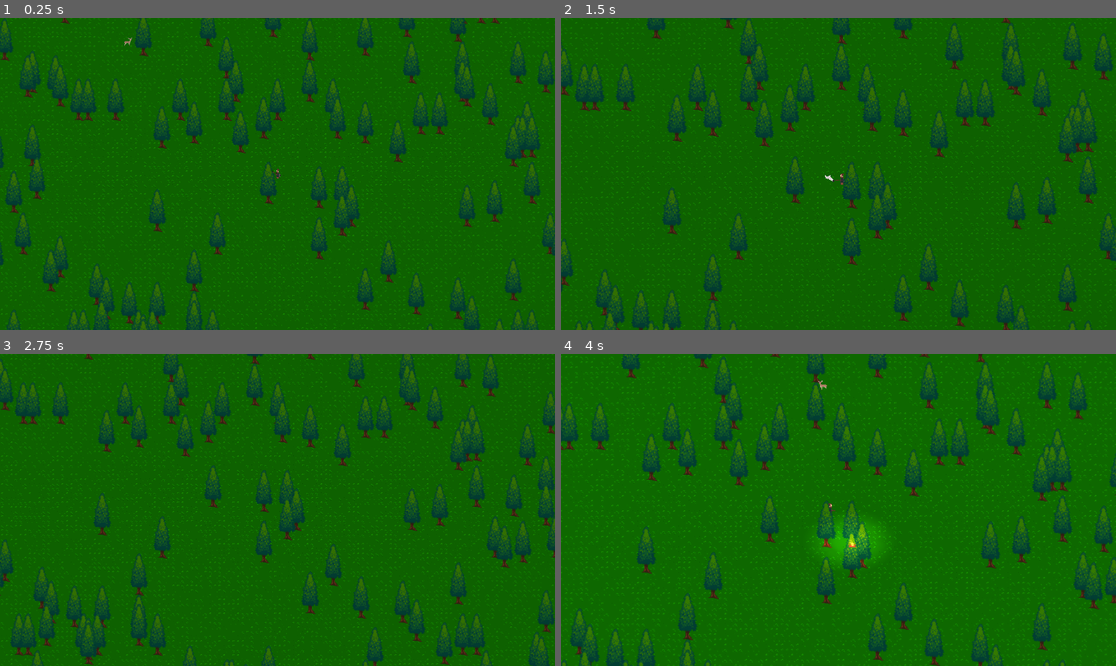
Above: before the commit, frames 1-4 (two rows, left to right).
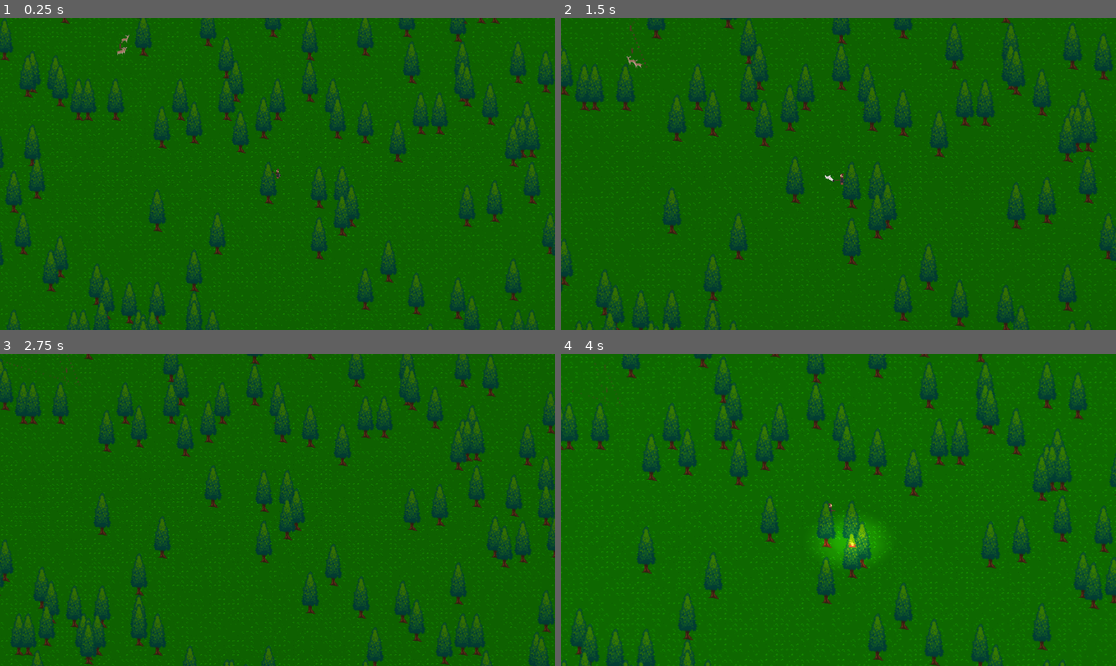
Above: after the commit, the same moments.

Repository: Mesiow/Amnesia
Game: Godot game, scene res://World/Scenes/World.tscn
Same seed, same stepped clock (60 frames per second), same inputs: the game is played once before the commit and once after it. Sound files missing from this copy of the repository are replaced by a short silence.
Inputs (mouse positions are in pixels of both pictures, inside the frame that each line leads up to):
- Up to frame 1 (0.25 s): no input
- Up to frame 2 (1.5 s): tap Enter at 0.5 s; move the mouse to (960, 158) at 0.52 s; hold D (right) 0.53-1.28 s; tap Shift (decrease_zoom) at 0.6 s; move the mouse to (727, 189) at 1.27 s; hold S (down) from 1.28 s (still down); click (727, 189) at 1.35 s
- Up to frame 3 (2.75 s): move the mouse to (333, 441) at 2.02 s; release S (down) at 2.03 s; hold D (right) from 2.03 s (still down); tap Z (increase_zoom) at 2.1 s
- Up to frame 4 (4 s): move the mouse to (810, 572) at 2.77 s; release D (right) at 2.78 s; hold W (up) 2.78-3.53 s; tap F (use) at 2.85 s; move the mouse to (1005, 556) at 3.52 s; hold A (left) from 3.53 s (still down); tap Shift (decrease_zoom) at 3.6 s

The runs differ from the first frame. In frame 1, less than 0.1% of the frame differs, in the area x 21-24%, y 5-13%; in frame 2, less than 0.1%, in the area x 11-16%, y 0-17%; in frame 3, less than 0.1%; in frame 4, less than 0.1%.

Commit message:
added trails behind deer

Diff:
--- a/Environment/Wildlife/Scenes/Animal.tscn
+++ b/Environment/Wildlife/Scenes/Animal.tscn
@@ -13,5 +13,7 @@
 [node name="VisibilityNotifier2D" type="VisibilityNotifier2D" parent="."]
 
 [node name="NextMoveTimer" type="Timer" parent="."]
+wait_time = 5.0
+[connection signal="animation_finished" from="AnimatedSprite" to="." method="_on_AnimatedSprite_animation_finished"]
 [connection signal="viewport_exited" from="VisibilityNotifier2D" to="." method="_on_VisibilityNotifier2D_viewport_exited"]
 [connection signal="timeout" from="NextMoveTimer" to="." method="_on_NextMoveTimer_timeout"]
--- a/Environment/Wildlife/Scenes/Deer.tscn
+++ b/Environment/Wildlife/Scenes/Deer.tscn
@@ -1,22 +1,33 @@
-[gd_scene load_steps=7 format=2]
+[gd_scene load_steps=12 format=2]
 
 [ext_resource path="res://Environment/Wildlife/Scenes/Animal.tscn" type="PackedScene" id=1]
 [ext_resource path="res://Environment/Wildlife/Scripts/Deer.gd" type="Script" id=2]
-[ext_resource path="res://Environment/Wildlife/Sprites/deer1.png" type="Texture" id=3]
-[ext_resource path="res://Environment/Wildlife/Sprites/deer2.png" type="Texture" id=4]
-[ext_resource path="res://Environment/Wildlife/Sprites/deer3.png" type="Texture" id=5]
+[ext_resource path="res://Environment/Wildlife/Deer/feed1.png" type="Texture" id=3]
+[ext_resource path="res://Environment/Wildlife/Deer/feed2.png" type="Texture" id=4]
+[ext_resource path="res://Environment/Wildlife/Deer/feed3.png" type="Texture" id=5]
+[ext_resource path="res://Environment/Wildlife/Deer/feed4.png" type="Texture" id=6]
+[ext_resource path="res://Environment/Wildlife/Deer/feed5.png" type="Texture" id=7]
+[ext_resource path="res://Environment/Wildlife/Deer/deer1.png" type="Texture" id=8]
+[ext_resource path="res://Environment/Wildlife/Deer/deer2.png" type="Texture" id=9]
+[ext_resource path="res://Environment/Wildlife/Deer/deer3.png" type="Texture" id=10]
 
 [sub_resource type="SpriteFrames" id=1]
 animations = [ {
-"frames": [ ExtResource( 3 ), ExtResource( 4 ), ExtResource( 5 ) ],
+"frames": [ ExtResource( 3 ), ExtResource( 4 ), ExtResource( 5 ), ExtResource( 6 ), ExtResource( 7 ) ],
+"loop": true,
+"name": "feed",
+"speed": 5.0
+}, {
+"frames": [ ExtResource( 8 ), ExtResource( 9 ), ExtResource( 10 ) ],
 "loop": true,
 "name": "moving",
 "speed": 10.0
 } ]
 
-[node name="Deer" instance=ExtResource( 1 )]
+[node name="Deer" index="0" instance=ExtResource( 1 )]
 script = ExtResource( 2 )
 
 [node name="AnimatedSprite" parent="." index="0"]
 frames = SubResource( 1 )
 animation = "moving"
+frame = 2
--- /dev/null
+++ b/Environment/Wildlife/Scenes/DeerFootprint.tscn
@@ -0,0 +1,12 @@
+[gd_scene load_steps=4 format=2]
+
+[ext_resource path="res://Environment/Wildlife/Scenes/Footprint.tscn" type="PackedScene" id=1]
+[ext_resource path="res://Environment/Wildlife/Deer/Footprint.png" type="Texture" id=2]
+[ext_resource path="res://Environment/Wildlife/Scripts/DeerFootprint.gd" type="Script" id=3]
+
+[node name="DeerFootprint" instance=ExtResource( 1 )]
+scale = Vector2( 0.2, 0.2 )
+texture = ExtResource( 2 )
+script = ExtResource( 3 )
+[connection signal="spawned" from="." to="." method="_on_DeerFootprint_spawned"]
+[connection signal="animation_finished" from="Anim" to="." method="_on_Anim_animation_finished"]
--- /dev/null
+++ b/Environment/Wildlife/Scenes/Footprint.tscn
@@ -0,0 +1,26 @@
+[gd_scene load_steps=3 format=2]
+
+[ext_resource path="res://Environment/Wildlife/Scripts/Footprint.gd" type="Script" id=1]
+
+[sub_resource type="Animation" id=1]
+resource_name = "fade"
+length = 6.0
+tracks/0/type = "value"
+tracks/0/path = NodePath(".:modulate")
+tracks/0/interp = 1
+tracks/0/loop_wrap = true
+tracks/0/imported = false
+tracks/0/enabled = true
+tracks/0/keys = {
+"times": PoolRealArray( 0, 1, 2, 3, 4, 5, 5.9 ),
+"transitions": PoolRealArray( 1, 1, 1, 1, 1, 1, 1 ),
+"update": 0,
+"values": [ Color( 1, 1, 1, 1 ), Color( 1, 1, 1, 0.784314 ), Color( 1, 1, 1, 0.588235 ), Color( 1, 1, 1, 0.392157 ), Color( 1, 1, 1, 0.196078 ), Color( 1, 1, 1, 0.0980392 ), Color( 1, 1, 1, 0 ) ]
+}
+
+[node name="Footprint" type="Sprite"]
+modulate = Color( 1, 1, 1, 0 )
+script = ExtResource( 1 )
+
+[node name="Anim" type="AnimationPlayer" parent="."]
+anims/fade = SubResource( 1 )
--- a/Environment/Wildlife/Scripts/Animal.gd
+++ b/Environment/Wildlife/Scripts/Animal.gd
@@ -5,6 +5,10 @@
 export var speed = 150
 export var velocity=Vector2()
 var moveDir = Vector2()
+var direction = Vector2()
+
+var feeding = false
+var fleed = false
 
 var player = null
 
@@ -15,16 +19,17 @@
 onready var nextMoveTmer=$NextMoveTimer
 
 func _ready():
-
+	nextMoveTmer.start()
 	pass
 
 func _process(delta):
-	if moveDir.x < 0:
+	if speed < 0 or moveDir.x < 0:
 		anim.flip_h = true
 	else:
 		anim.flip_h = false
 
-	anim.play("moving")
+	if !feeding:
+		anim.play("moving")
 	translate(speed * moveDir * delta)
 	pass
 
@@ -36,7 +41,6 @@
 	flee()
 	pass
 
-
 func spawn():
 	if world:
 		randomize()
@@ -46,8 +50,7 @@
 		var spawnY = rand_range(-boundsY, boundsY)
 
 		global_position = Vector2(spawnX, spawnY)
-		global_position = Vector2(10,10)
-
+		global_position = Vector2(0,0)
 		moveDir = randomDirection()
 	pass
 
@@ -60,13 +63,34 @@
 	pass
 
 func flee():
-	if player:
-		if player.global_position.x < global_position.x:
-			moveDir = randomDirection()
-			speed = defaultSpeed * 1.5
-		else:
-			moveDir = randomDirection()
-			speed = -defaultSpeed * 1.5
+	if !fleed:
+		if player:
+			if player.global_position.x < global_position.x:
+				moveDir = randomDirection()
+				speed = defaultSpeed * 1.5
+			else:
+				moveDir = -randomDirection()
+				speed = -defaultSpeed * 1.5
+			fleed = true
+	pass
+
+func feed():
+	feeding = true
+	speed = 0
+	anim.stop()
+	anim.play("feed")
+	pass
+
+func move(): #function to start moving the animal again
+	wait()
+	speed = defaultSpeed
+	moveDir = randomDirection()
+	pass
+
+func wait():
+	randomize()
+	var waitTime = rand_range(0.5, 1.5)
+	yield(get_tree().create_timer(waitTime), "timeout")
 	pass
 
 func _on_VisibilityNotifier2D_viewport_exited(viewport): #animal left the players viewport so delete it
@@ -75,4 +99,14 @@
 
 
 func _on_NextMoveTimer_timeout():
-	pass # Replace with function body.
+	feed()
+	nextMoveTmer.stop()
+	pass
+
+
+func _on_AnimatedSprite_animation_finished():
+	if anim.animation == "feed":
+		anim.stop()
+		feeding = false
+		move()
+	pass
--- a/Environment/Wildlife/Scripts/Deer.gd
+++ b/Environment/Wildlife/Scripts/Deer.gd
@@ -1,6 +1,16 @@
 extends "res://Environment/Wildlife/Scripts/Animal.gd"
+
+const DeerFootprint = preload("res://Environment/Wildlife/Scenes/DeerFootprint.tscn")
 
 func _ready():
 	add_to_group("Deer")
 	spawn()
 	pass
+
+func _process(delta):
+	if !feeding: #then the animal is moving
+		if int(global_position.x) % 5 == 0:
+			var footprint = DeerFootprint.instance()
+			footprint.spawn(global_position, moveDir.angle())
+			get_parent().add_child(footprint)
+	pass
--- /dev/null
+++ b/Environment/Wildlife/Scripts/DeerFootprint.gd
@@ -0,0 +1,10 @@
+extends "res://Environment/Wildlife/Scripts/Footprint.gd"
+
+func _on_DeerFootprint_spawned():
+	$Anim.play("fade")
+	pass
+
+func _on_Anim_animation_finished(anim_name):
+	if anim_name == "fade":
+		queue_free()
+	pass
--- /dev/null
+++ b/Environment/Wildlife/Scripts/Footprint.gd
@@ -0,0 +1,9 @@
+extends Sprite
+
+signal spawned
+
+func spawn(pos, angle):
+	global_position = pos
+	rotation = -angle
+	emit_signal("spawned")
+	pass
--- a/Environment/Wildlife/Scripts/WildLifeManager.gd
+++ b/Environment/Wildlife/Scripts/WildLifeManager.gd
@@ -7,11 +7,17 @@
 
 func _ready():
 	if world:
-		spawnDeer()
+		spawnDeer(3)
 		get_tree().call_group("Deer", "setPlayer", player) #call group func and pass in player reference to the Animal setPlayer method
 	pass
 
-func spawnDeer():
-	var deer = Deer.instance()
-	add_child(deer)
+func spawnDeer(amount):
+	if amount <= 1:
+		var deer = Deer.instance()
+		add_child(deer)
+		return
+
+	for i in range(0, amount):
+		var deer = Deer.instance()
+		add_child(deer)
 	pass
Binary file added: Environment/Wildlife/Deer/Footprint.png
Not shown, added: Environment/Wildlife/Deer/Footprint.png.import
Renamed: Environment/Wildlife/Sprites/deer1.png -> Environment/Wildlife/Deer/deer1.png
Not shown, changed: Environment/Wildlife/Deer/deer1.png.import
Renamed: Environment/Wildlife/Sprites/deer2.png -> Environment/Wildlife/Deer/deer2.png
Not shown, added: Environment/Wildlife/Deer/deer2.png.import
Renamed: Environment/Wildlife/Sprites/deer3.png -> Environment/Wildlife/Deer/deer3.png
Not shown, added: Environment/Wildlife/Deer/deer3.png.import
Binary file added: Environment/Wildlife/Deer/feed1.png
Not shown, added: Environment/Wildlife/Deer/feed1.png.import
Binary file added: Environment/Wildlife/Deer/feed2.png
Not shown, changed: Environment/Wildlife/Deer/feed2.png.import
(and 6 more such lines)
